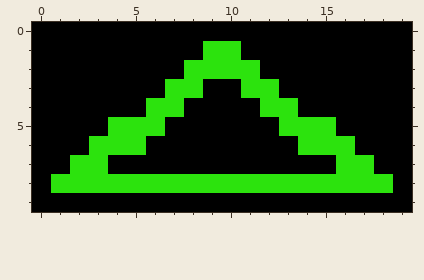
A pixel-art sprite gets an edit: Assets/LevelEditor/Up.png. Above: the version before the commit.
The file is 20x10 pixels.
And afterwards:
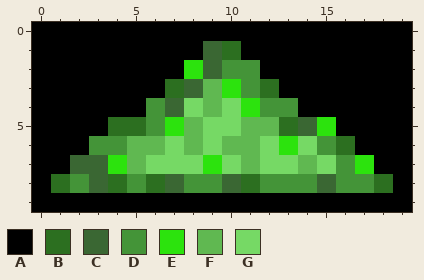
Palette (. is transparent): A #000000  B #2c6f20  C #3a6733  D #449438  E #2ce30d  F #60b851  G #76d965
Edits made:
@@ x 0..19 @@
  0 AAAAAAAAAAAAAAAAAAAA
- 1 AAAAAAAAAEEAAAAAAAAA
- 2 AAAAAAAAEEEEAAAAAAAA
- 3 AAAAAAAEEAAEEAAAAAAA
- 4 AAAAAAEEAAAAEEAAAAAA
- 5 AAAAEEEAAAAAAEEEAAAA
- 6 AAAEEEAAAAAAAAEEEAAA
- 7 AAEEAAAAAAAAAAAAEEAA
- 8 AEEEEEEEEEEEEEEEEEEA
+ 1 AAAAAAAAACBAAAAAAAAA
+ 2 AAAAAAAAECDDAAAAAAAA
+ 3 AAAAAAABCFEDBAAAAAAA
+ 4 AAAAAADCGFGEDDAAAAAA
+ 5 AAAABBDEFGGFFBCEAAAA
+ 6 AAADDFFGFGFFGEGDBAAA
+ 7 AACCEFGGGEGFGGFGDEAA
+ 8 ABDCBDBCDDCBDDDCDDBA
  9 AAAAAAAAAAAAAAAAAAAA
